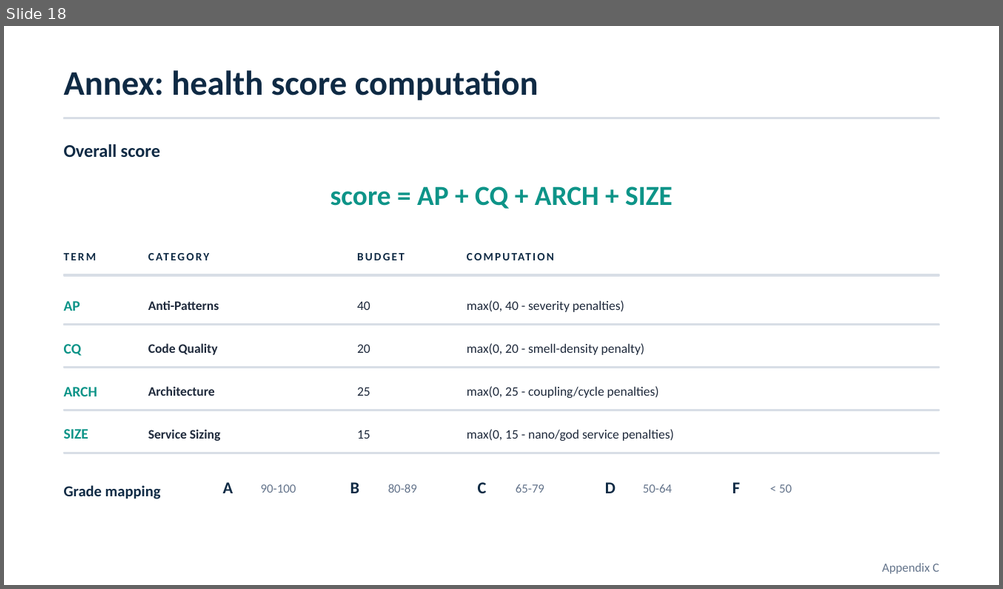
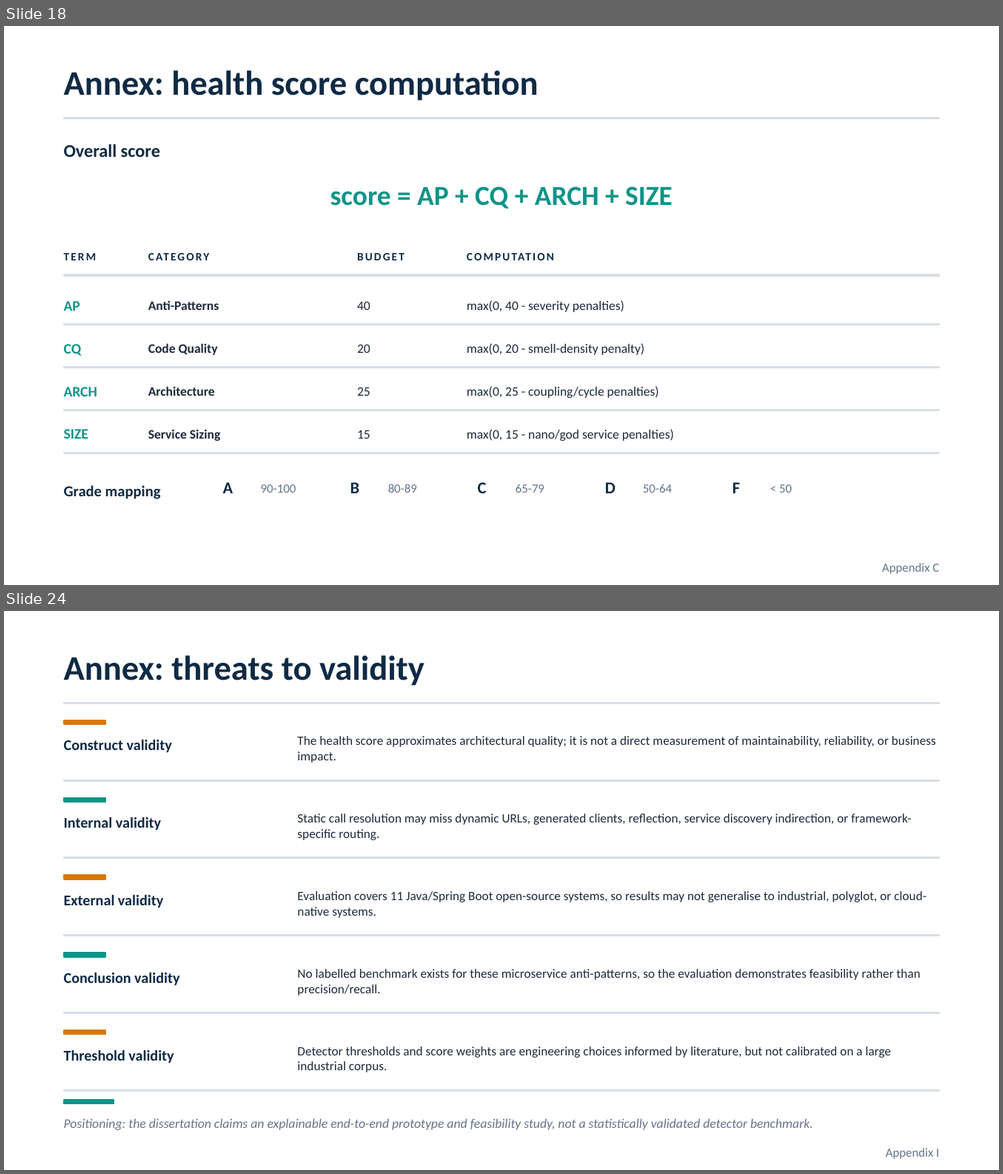
Before and after one commit to andrei45635/dissertation_backend, a slide deck: thesis/presentation/MSA_Detector_Defense_improved_v2.pptx. Shown one above the other, each under a label of ours: slide 18 before the commit, slides 18 and 24 after it; the slides between them are not shown. The pictures are 1003x589 and 1003x1174 pixels, drawn with LibreOffice and Linux fonts; fonts in the diff are those of the drawing. Boxes give left, top, right and bottom in pixels: in the first picture for what was removed or moved away, otherwise in the second. Text is boxed around its words. In the diff, an @@ line names an element or a change of style, - is before the commit and + after.

```diff
--- a/thesis/presentation/MSA_Detector_Defense_improved_v2.pptx
+++ b/thesis/presentation/MSA_Detector_Defense_improved_v2.pptx
@@ slide 24 added at (x1=4, y1=611, x2=999, y2=1170), background #FFFFFF @@
@@ text added at (x1=64, y1=655, x2=424, y2=686), 25 pt, text #0F2A44, bold @@
+Annex: threats to validity
@@ rectangle added at (x1=64, y1=703, x2=939, y2=703), fill #D8DEE6, outline #D8DEE6 1 pt @@
@@ rectangle added at (x1=64, y1=721, x2=105, y2=724), fill #D97706, outline #D97706 1 pt @@
@@ text added at (x1=64, y1=740, x2=172, y2=753), 10.8 pt, text #0F2A44, bold @@
+Construct validity
@@ text added at (x1=297, y1=736, x2=936, y2=763), 9.2 pt, text #1E293B @@
+The health score approximates architectural quality; it is not a direct measurement of maintainability, reliability, or business impact.
@@ rectangle added at (x1=64, y1=780, x2=939, y2=781), fill #D8DEE6, outline #D8DEE6 1 pt @@
@@ rectangle added at (x1=64, y1=798, x2=105, y2=802), fill #0D9488, outline #0D9488 1 pt @@
@@ text added at (x1=64, y1=817, x2=161, y2=831), 10.8 pt, text #0F2A44, bold @@
+Internal validity
@@ text added at (x1=297, y1=814, x2=910, y2=840), 9.2 pt, text #1E293B @@
+Static call resolution may miss dynamic URLs, generated clients, reflection, service discovery indirection, or framework-specific routing.
@@ rectangle added at (x1=64, y1=857, x2=939, y2=859), fill #D8DEE6, outline #D8DEE6 1 pt @@
@@ rectangle added at (x1=64, y1=876, x2=105, y2=880), fill #D97706, outline #D97706 1 pt @@
@@ text added at (x1=64, y1=895, x2=163, y2=908), 10.8 pt, text #0F2A44, bold @@
+External validity
@@ text added at (x1=297, y1=891, x2=926, y2=918), 9.2 pt, text #1E293B @@
+Evaluation covers 11 Java/Spring Boot open-source systems, so results may not generalise to industrial, polyglot, or cloud-native systems.
@@ rectangle added at (x1=64, y1=935, x2=939, y2=936), fill #D8DEE6, outline #D8DEE6 1 pt @@
@@ rectangle added at (x1=64, y1=953, x2=105, y2=957), fill #0D9488, outline #0D9488 1 pt @@
@@ text added at (x1=64, y1=973, x2=179, y2=986), 10.8 pt, text #0F2A44, bold @@
+Conclusion validity
@@ text added at (x1=297, y1=969, x2=920, y2=996), 9.2 pt, text #1E293B @@
+No labelled benchmark exists for these microservice anti-patterns, so the evaluation demonstrates feasibility rather than precision/recall.
@@ rectangle added at (x1=64, y1=1013, x2=939, y2=1014), fill #D8DEE6, outline #D8DEE6 1 pt @@
@@ rectangle added at (x1=64, y1=1031, x2=105, y2=1035), fill #D97706, outline #D97706 1 pt @@
@@ text added at (x1=64, y1=1051, x2=173, y2=1064), 10.8 pt, text #0F2A44, bold @@
+Threshold validity
@@ text added at (x1=297, y1=1047, x2=891, y2=1073), 9.2 pt, text #1E293B @@
+Detector thresholds and score weights are engineering choices informed by literature, but not calibrated on a large industrial corpus.
@@ rectangle added at (x1=64, y1=1091, x2=939, y2=1091), fill #D8DEE6, outline #D8DEE6 1 pt @@
@@ rectangle added at (x1=64, y1=1100, x2=114, y2=1105), fill #0D9488, outline #0D9488 1 pt @@
@@ text added at (x1=64, y1=1119, x2=813, y2=1130), 9.5 pt, text #64748B, italic @@
+Positioning: the dissertation claims an explainable end-to-end prototype and feasibility study, not a statistically validated detector benchmark.
@@ text added at (x1=885, y1=1148, x2=939, y2=1159), 9 pt, text #64748B @@
+Appendix I
```
Also in this commit, not shown: 2 slides changed, 5 other slides added, 2 other files.
